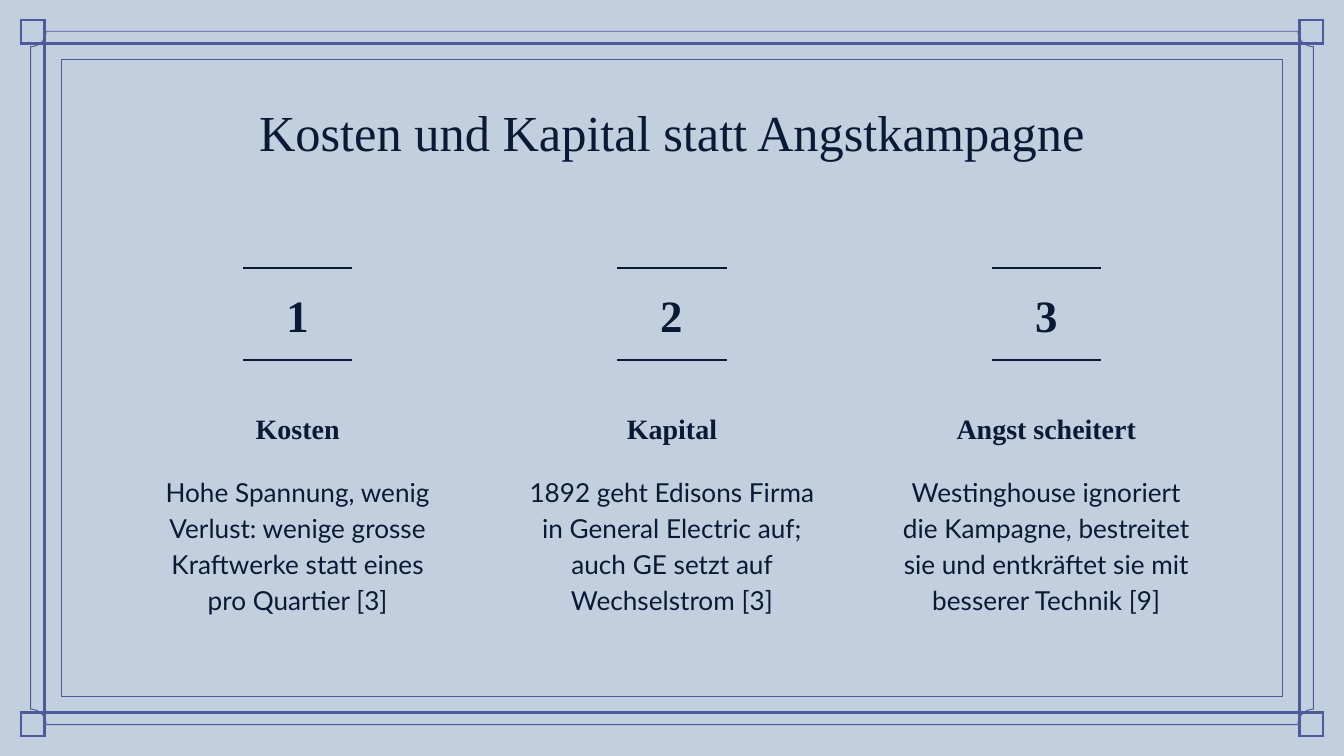
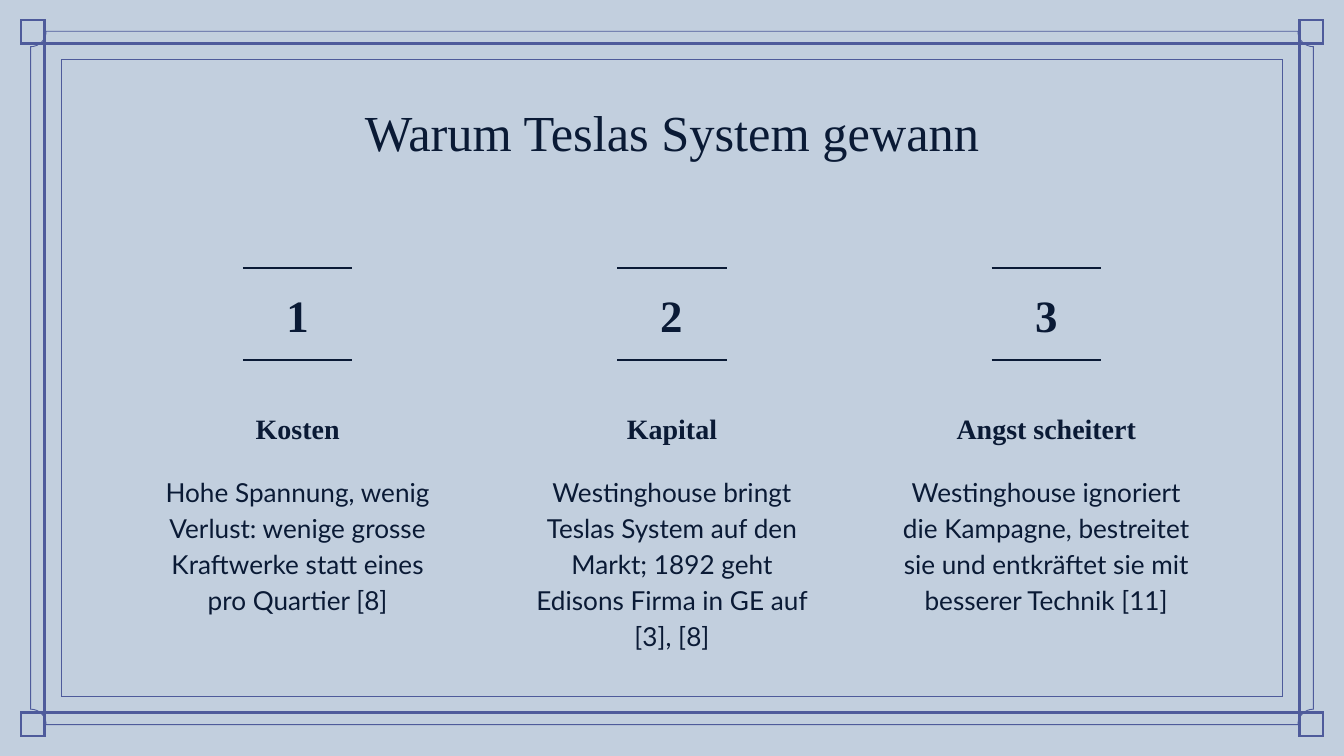
Before and after one commit to simonbruder-hub/Edison_vs_Westinghouse, a slide deck: slide 10 of abgabe/Praesentation_Stromkrieg_Bruder.pptx. Drawn at 1344x756 pixels with LibreOffice and Linux fonts; fonts in the diff are those of the drawing; background and template pictures are left out. Boxes give left, top, right and bottom in pixels: in the first picture for what was removed or moved away, otherwise in the second. Text is boxed around its words. In the diff, an @@ line names an element or a change of style, - is before the commit and + after.

```diff
--- a/abgabe/Praesentation_Stromkrieg_Bruder.pptx
+++ b/abgabe/Praesentation_Stromkrieg_Bruder.pptx
@@ title at [365, 116, 979, 162]: text changed @@
-Kosten und Kapital statt Angstkampagne
+Warum Teslas System gewann
@@ subtitle at [166, 482, 430, 614]: text changed @@
-Hohe Spannung, wenig Verlust: wenige grosse Kraftwerke statt eines pro Quartier [3]
+Hohe Spannung, wenig Verlust: wenige grosse Kraftwerke statt eines pro Quartier [8]
@@ subtitle at [536, 482, 808, 650]: text changed @@
-1892 geht Edisons Firma in General Electric auf; auch GE setzt auf Wechselstrom [3]
+Westinghouse bringt Teslas System auf den Markt; 1892 geht Edisons Firma in GE auf [3], [8]
@@ subtitle at [903, 482, 1190, 614]: text changed @@
-Westinghouse ignoriert die Kampagne, bestreitet sie und entkräftet sie mit besserer Technik [9]
+Westinghouse ignoriert die Kampagne, bestreitet sie und entkräftet sie mit besserer Technik [11]
```
Also in this commit, not shown: 18 other slides changed, 1 slide added, 13 other files.
